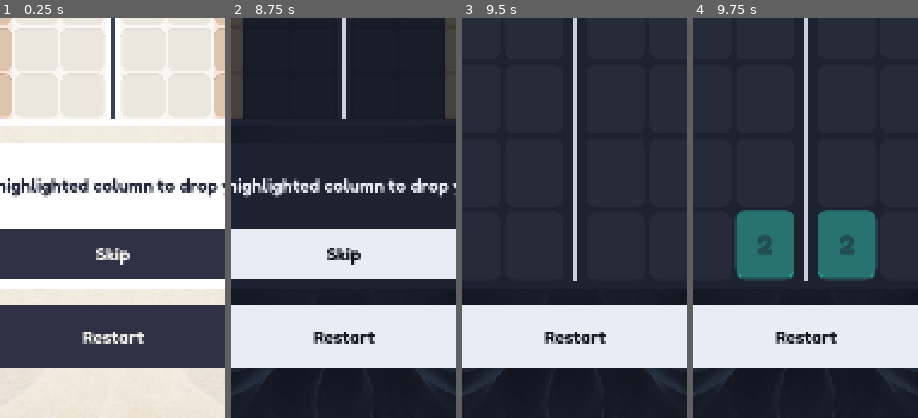
Above: before the commit, frames 1-4 (left to right).
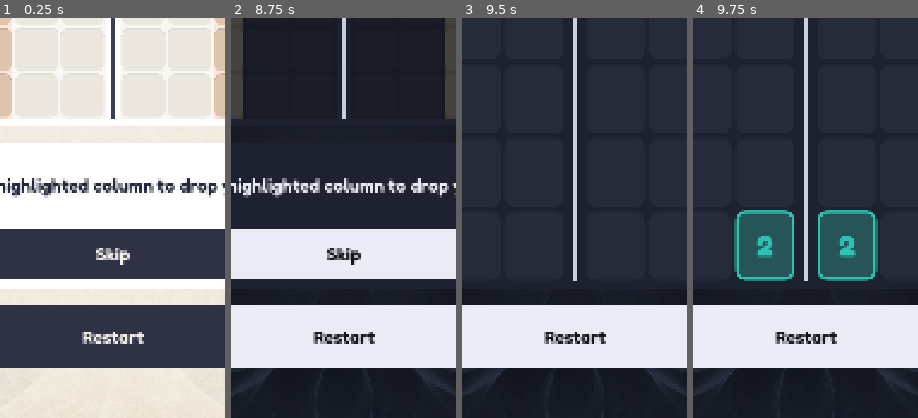
Above: after the commit, the same moments.

Repository: bpinto03/Doppel
Game: Godot game, scene res://scenes/main.tscn
The game is run twice, just before and just after one commit, with the same random seed, the same clock (stepped at 60 frames per second) and the same inputs.
Inputs (mouse positions are % of the whole screen's width and height, from its top left):
- Up to frame 1 (0.25 s): no input
- Up to frame 2 (8.75 s): click "Restart" at 0.5 s; click "Restart" at 1.25 s; click "Restart" at 2 s; click "?" at 2.75 s; click "Skip" at 3.5 s; click "Theme" at 4.25 s; click "?" at 5 s; click "Skip" at 5.75 s; click "Theme" at 6.5 s; click "?" at 7.25 s; click "Theme" at 8 s
- Up to frame 3 (9.5 s): click "Skip" at 8.75 s
- Up to frame 4 (9.75 s): tap Enter at 9.5 s; drag from (50, 55) to (60, 28) at 9.52 s
The pictures show only the part of the screen within x 25-75%, y 50-100%; the shares and areas given below are measured in that part.

Frames 1-3 are identical in both runs. In frame 4, 8.9% of the frame differs, in the area x 18-83%, y 48-66%.

Commit message:
feat: outline, fade, pulse and slide the placement ghost as a mirror pair

Diff:
--- a/data/resolution_playback.tres
+++ b/data/resolution_playback.tres
@@ -45,5 +45,14 @@
 combo_pop_scale = 1.2
 combo_pop_duration = 0.15
 combo_hold_duration = 1.0
+ghost_fill_opacity = 0.25
+ghost_outline_opacity = 0.9
+ghost_outline_width = 0.05
+ghost_link_opacity = 0.3
+ghost_link_width = 0.02
+ghost_fade_in_duration = 0.06
+ghost_pulse_depth = 0.3
+ghost_pulse_period = 1.2
+ghost_slide_duration = 0.08
 step_pause = 0.02
 max_chain_duration = 2.5
--- a/scripts/ui/board_view.gd
+++ b/scripts/ui/board_view.gd
@@ -5,6 +5,7 @@
 signal pressed_while_locked
 
 const BOARD_STYLE: BoardStyle = preload("res://data/board_style.tres")
+const PLAYBACK_CONFIG: ResolutionPlaybackConfig = preload("res://data/resolution_playback.tres")
 ## Cells stretch up to this height/width ratio to fill the available height, so wider boards keep a similar size.
 const MAX_CELL_HEIGHT_RATIO: float = 1.3
 ## Width of the space around the mirror axis, in cells.
@@ -12,9 +13,6 @@
 ## Blocked columns fade into the background, on light and dark themes alike.
 const BLOCKED_COLUMN_OPACITY: float = 0.6
 const PULSE_COLOR := Color(1.0, 1.0, 1.0, 0.6)
-const GHOST_OPACITY: float = 0.4
-const GHOST_LINK_OPACITY: float = 0.3
-const GHOST_LINK_WIDTH: float = 3.0
 const HINT_COLUMN_OPACITY: float = 0.25
 const HINT_CELL_OUTLINE_WIDTH: int = 6
 const HINT_AXIS_WIDTH: float = 14.0
@@ -23,11 +21,13 @@
 var is_input_enabled: bool = true:
 	set(value):
 		is_input_enabled = value
+		_update_ghost()
 		queue_redraw()
 ## When set, only this left column (or a touch on its mirror) can be played.
 var restricted_column: int = NO_COLUMN:
 	set(value):
 		restricted_column = value
+		_update_ghost()
 		queue_redraw()
 
 var tile_painter: TilePainter:
@@ -40,6 +40,16 @@
 var _session: GameSession
 var _displayed_board: BoardState
 var _hovered_column: int = NO_COLUMN
+## The played column whose ghost is drawn; it lags the hovered column only by the slide.
+var _ghost_column: int = NO_COLUMN
+var _ghost_tile_from := Vector2.ZERO
+var _ghost_reflection_from := Vector2.ZERO
+var _ghost_slide_progress: float
+var _ghost_fade: float
+var _ghost_pulse: float
+var _ghost_slide_tween: Tween
+var _ghost_fade_tween: Tween
+var _ghost_pulse_tween: Tween
 var _is_press_armed: bool
 var _moving_tiles: Array[MovingTile] = []
 var _move_progress: float
@@ -94,6 +104,7 @@
 func show_session(session: GameSession) -> void:
 	_session = session
 	show_board(session.board)
+	_update_ghost()
 
 
 ## During playback the displayed board is a copy that only changes through ResolutionEvent.apply_to().
@@ -203,7 +214,22 @@
 
 
 func is_ghost_visible() -> bool:
-	return is_input_enabled and _is_column_selectable(_hovered_column)
+	return _ghost_column != NO_COLUMN
+
+
+func is_ghost_animating() -> bool:
+	for tween: Tween in [_ghost_slide_tween, _ghost_fade_tween, _ghost_pulse_tween]:
+		if tween != null and tween.is_valid():
+			return true
+	return false
+
+
+func get_ghost_tile_rect() -> Rect2:
+	return _get_ghost_rect(_session.preview_placement(_ghost_column).tile_cell, _ghost_tile_from)
+
+
+func get_ghost_reflection_rect() -> Rect2:
+	return _get_ghost_rect(_session.preview_placement(_ghost_column).reflection_cell, _ghost_reflection_from)
 
 
 func _gui_input(event: InputEvent) -> void:
@@ -258,9 +284,78 @@
 
 
 func _set_hovered_column(column: int) -> void:
-	if column != _hovered_column:
-		_hovered_column = column
-		queue_redraw()
+	_hovered_column = column
+	_update_ghost()
+
+
+## The ghost follows the hovered column only while that column can be played.
+func _update_ghost() -> void:
+	var column: int = _hovered_column if is_input_enabled and _is_column_selectable(_hovered_column) else NO_COLUMN
+	if column == _ghost_column:
+		return
+	if column == NO_COLUMN:
+		_hide_ghost()
+	elif _ghost_column == NO_COLUMN:
+		_show_ghost(column)
+	else:
+		_slide_ghost(column)
+	queue_redraw()
+
+
+func _show_ghost(column: int) -> void:
+	_ghost_column = column
+	_ghost_slide_progress = 1.0
+	_ghost_fade_tween = create_tween()
+	_ghost_fade_tween.tween_method(_set_ghost_fade, 0.0, 1.0, PLAYBACK_CONFIG.ghost_fade_in_duration)
+	_ghost_pulse_tween = create_tween().set_loops()
+	_ghost_pulse_tween.tween_method(_set_ghost_pulse_progress, 0.0, 1.0, PLAYBACK_CONFIG.ghost_pulse_period)
+
+
+## Starts from where the ghost is drawn, so a slide interrupted by another column change never jumps.
+func _slide_ghost(column: int) -> void:
+	_ghost_tile_from = get_ghost_tile_rect().position
+	_ghost_reflection_from = get_ghost_reflection_rect().position
+	_ghost_column = column
+	_kill_tween(_ghost_slide_tween)
+	_ghost_slide_progress = 0.0
+	_ghost_slide_tween = create_tween()
+	_ghost_slide_tween.tween_method(_set_ghost_slide_progress, 0.0, 1.0, PLAYBACK_CONFIG.ghost_slide_duration).set_trans(Tween.TRANS_QUAD).set_ease(Tween.EASE_OUT)
+
+
+func _hide_ghost() -> void:
+	_ghost_column = NO_COLUMN
+	for tween: Tween in [_ghost_slide_tween, _ghost_fade_tween, _ghost_pulse_tween]:
+		_kill_tween(tween)
+	_ghost_slide_tween = null
+	_ghost_fade_tween = null
+	_ghost_pulse_tween = null
+
+
+func _kill_tween(tween: Tween) -> void:
+	if tween != null:
+		tween.kill()
+
+
+## Both rects slide with the same progress from mirrored positions, so they stay mirror images.
+func _get_ghost_rect(cell: Vector2i, from_position: Vector2) -> Rect2:
+	var cell_rect: Rect2 = _get_tile_rect(cell)
+	return Rect2(from_position.lerp(cell_rect.position, _ghost_slide_progress), cell_rect.size)
+
+
+func _set_ghost_slide_progress(progress: float) -> void:
+	_ghost_slide_progress = progress
+	queue_redraw()
+
+
+func _set_ghost_fade(fade: float) -> void:
+	_ghost_fade = fade
+	queue_redraw()
+
+
+## Full opacity at the start of each period, dipping smoothly in between.
+func _set_ghost_pulse_progress(progress: float) -> void:
+	_ghost_pulse = 1.0 - PLAYBACK_CONFIG.ghost_pulse_depth * (1.0 - cos(progress * TAU)) / 2.0
+	queue_redraw()
 
 
 func _draw() -> void:
@@ -326,14 +421,22 @@
 func _draw_ghost() -> void:
 	if not is_ghost_visible():
 		return
-	var preview: TilesPlacedEvent = _session.preview_placement(_hovered_column)
-	var tile_rect: Rect2 = _get_tile_rect(preview.tile_cell)
-	var reflection_rect: Rect2 = _get_tile_rect(preview.reflection_cell)
+	var preview: TilesPlacedEvent = _session.preview_placement(_ghost_column)
+	var tile_rect: Rect2 = _get_ghost_rect(preview.tile_cell, _ghost_tile_from)
+	var reflection_rect: Rect2 = _get_ghost_rect(preview.reflection_cell, _ghost_reflection_from)
+	var opacity: float = _ghost_fade * _ghost_pulse
 	var link_start := Vector2(tile_rect.end.x, tile_rect.get_center().y)
 	var link_end := Vector2(reflection_rect.position.x, reflection_rect.get_center().y)
-	draw_line(link_start, link_end, Color(tile_painter.palette.text, GHOST_LINK_OPACITY), GHOST_LINK_WIDTH)
-	tile_painter.draw_tile(self, tile_rect, preview.tile_level, GHOST_OPACITY)
-	tile_painter.draw_tile(self, reflection_rect, preview.reflection_level, GHOST_OPACITY)
+	var link_color := Color(tile_painter.palette.text, PLAYBACK_CONFIG.ghost_link_opacity * opacity)
+	draw_line(link_start, link_end, link_color, PLAYBACK_CONFIG.ghost_link_width * get_cell_width())
+	_draw_ghost_tile(tile_rect, preview.tile_level, opacity)
+	_draw_ghost_tile(reflection_rect, preview.reflection_level, opacity)
+
+
+func _draw_ghost_tile(rect: Rect2, level: int, opacity: float) -> void:
+	var fill_opacity: float = PLAYBACK_CONFIG.ghost_fill_opacity * opacity
+	var outline_opacity: float = PLAYBACK_CONFIG.ghost_outline_opacity * opacity
+	tile_painter.draw_ghost_tile(self, rect, level, fill_opacity, outline_opacity, PLAYBACK_CONFIG.ghost_outline_width)
 
 
 func _draw_axis_line(color: Color, width: float) -> void:
--- a/scripts/ui/resolution_playback_config.gd
+++ b/scripts/ui/resolution_playback_config.gd
@@ -66,6 +66,23 @@
 ## The message stays this long after a turn played to the end; a skip or the next turn hides it.
 @export var combo_hold_duration: float
 
+@export_group("Ghost")
+## The placement preview: the tile and its reflection, translucent, linked across the axis.
+## The outline and value stay more opaque than the fill, so a ghost reads as a preview in both themes.
+@export var ghost_fill_opacity: float
+@export var ghost_outline_opacity: float
+## Relative to the tile's shorter side.
+@export var ghost_outline_width: float
+@export var ghost_link_opacity: float
+## Relative to the cell width.
+@export var ghost_link_width: float
+@export var ghost_fade_in_duration: float
+## The ghost opacity dips by this ratio and comes back once per period, while it is shown.
+@export var ghost_pulse_depth: float
+@export var ghost_pulse_period: float
+## When the finger changes column, the ghost and its reflection slide to their new cells, as mirror images.
+@export var ghost_slide_duration: float
+
 @export_group("Turn")
 @export var step_pause: float
 ## Longer turns play faster, all steps scaled by the same factor, to fit in this duration.
--- a/scripts/ui/tile_painter.gd
+++ b/scripts/ui/tile_painter.gd
@@ -32,7 +32,21 @@
 	_tile_box.border_color = tile_color.darkened(RELIEF_DARKENING)
 	_tile_box.draw(canvas.get_canvas_item(), rect)
 	var face := Rect2(rect.position, rect.size - Vector2(0.0, relief))
-	_draw_value(canvas, face, str(MergeScoring.calculate_tile_value(level)), opacity)
+	_draw_value(canvas, face, str(MergeScoring.calculate_tile_value(level)), Color(palette.tile_text, opacity))
+
+
+## A faint fill, a solid outline and the value in the tile color, without relief, so a ghost never looks placed.
+func draw_ghost_tile(canvas: CanvasItem, rect: Rect2, level: int, fill_opacity: float, outline_opacity: float, outline_width_ratio: float) -> void:
+	var tile_color: Color = palette.get_tile_color(level)
+	var outline_color := Color(tile_color, outline_opacity)
+	draw_tile_shape(canvas, rect, Color(tile_color, fill_opacity))
+	draw_tile_shape(canvas, rect, outline_color, calculate_ghost_outline_width(rect, outline_width_ratio))
+	_draw_value(canvas, rect, str(MergeScoring.calculate_tile_value(level)), outline_color)
+
+
+## Relative to the tile's shorter side, never thinner than a pixel.
+func calculate_ghost_outline_width(rect: Rect2, outline_width_ratio: float) -> int:
+	return maxi(1, roundi(_get_shorter_side(rect) * outline_width_ratio))
 
 
 ## Fills or outlines the tile shape without relief, for overlays.
@@ -67,12 +81,12 @@
 	_tile_box.set_corner_radius_all(roundi(_get_shorter_side(rect) * CORNER_RADIUS_RATIO))
 
 
-func _draw_value(canvas: CanvasItem, rect: Rect2, text: String, opacity: float) -> void:
+func _draw_value(canvas: CanvasItem, rect: Rect2, text: String, color: Color) -> void:
 	var font: Font = _text_config.font
 	var font_size: int = calculate_font_size(text, rect.size)
 	var baseline_y: float = rect.get_center().y + (font.get_ascent(font_size) - font.get_descent(font_size)) / 2.0
 	var baseline := Vector2(rect.position.x, baseline_y)
-	canvas.draw_string(font, baseline, text, HORIZONTAL_ALIGNMENT_CENTER, rect.size.x, font_size, Color(palette.tile_text, opacity))
+	canvas.draw_string(font, baseline, text, HORIZONTAL_ALIGNMENT_CENTER, rect.size.x, font_size, color)
 
 
 func _get_shorter_side(rect: Rect2) -> float:
--- a/tests/test_board_view.gd
+++ b/tests/test_board_view.gd
@@ -12,6 +12,9 @@
 const RIGHT_OUTER_COLUMN_POINT := Vector2(580.0, MIDDLE_Y)
 const BELOW_BOARD_POINT := Vector2(50.0, 650.0)
 const SLIDE_STEP: float = 5.0
+const GHOST_SLIDE_DURATION: float = BoardView.PLAYBACK_CONFIG.ghost_slide_duration
+const POSITION_TOLERANCE: float = 0.01
+const SLIDE_SAMPLED_FRAMES: int = 10
 const SEED: int = 1234
 
 var _board_view: BoardView
@@ -136,6 +139,87 @@
 	assert_signal_emitted_with_parameters(_board_view, "column_released", [2])
 
 
+func test_ghost_reflection_mirrors_the_tile_across_the_axis_while_sliding() -> void:
+	# The board is centered in the view, and the axis is the middle of the board.
+	var axis_x: float = _board_view.size.x / 2.0
+	_move_to(LEFT_OUTER_COLUMN_POINT)
+	_move_to(LEFT_AXIS_COLUMN_POINT)
+
+	for frame: int in SLIDE_SAMPLED_FRAMES:
+		var tile_rect: Rect2 = _board_view.get_ghost_tile_rect()
+		var reflection_rect: Rect2 = _board_view.get_ghost_reflection_rect()
+		assert_almost_eq(tile_rect.position.x + reflection_rect.end.x, 2.0 * axis_x, POSITION_TOLERANCE)
+		assert_almost_eq(tile_rect.position.y, reflection_rect.position.y, POSITION_TOLERANCE)
+		await wait_process_frames(1)
+
+
+func test_ghost_slide_ends_on_the_cell_of_the_new_column() -> void:
+	_move_to(LEFT_OUTER_COLUMN_POINT)
+	_move_to(RIGHT_MIDDLE_COLUMN_POINT)
+	await wait_seconds(GHOST_SLIDE_DURATION * 2.0)
+
+	assert_eq(_board_view.get_ghost_tile_rect().get_center(), _board_view.get_cell_center(Vector2i(1, 0)))
+	assert_eq(_board_view.get_ghost_reflection_rect().get_center(), _board_view.get_cell_center(Vector2i(4, 0)))
+
+
+func test_new_slide_starts_from_the_drawn_ghost() -> void:
+	_move_to(LEFT_OUTER_COLUMN_POINT)
+	_move_to(LEFT_AXIS_COLUMN_POINT)
+	await wait_process_frames(1)
+	var drawn_rect: Rect2 = _board_view.get_ghost_tile_rect()
+
+	_move_to(RIGHT_MIDDLE_COLUMN_POINT)
+
+	assert_eq(_board_view.get_ghost_tile_rect(), drawn_rect)
+
+
+func test_release_plays_the_column_under_the_finger_while_the_ghost_slides() -> void:
+	_press_at(LEFT_OUTER_COLUMN_POINT)
+	_move_to(LEFT_AXIS_COLUMN_POINT)
+	var is_ghost_on_its_cell: bool = _board_view.get_ghost_tile_rect().get_center() == _board_view.get_cell_center(Vector2i(2, 0))
+
+	_release_at(LEFT_AXIS_COLUMN_POINT)
+
+	assert_false(is_ghost_on_its_cell)
+	assert_signal_emitted_with_parameters(_board_view, "column_released", [2])
+
+
+func test_ghost_stops_animating_on_release() -> void:
+	_press_at(LEFT_OUTER_COLUMN_POINT)
+	_move_to(LEFT_AXIS_COLUMN_POINT)
+	var was_animating: bool = _board_view.is_ghost_animating()
+
+	_release_at(LEFT_AXIS_COLUMN_POINT)
+
+	assert_true(was_animating)
+	assert_false(_board_view.is_ghost_animating())
+
+
+func test_ghost_stops_animating_when_input_is_locked() -> void:
+	_move_to(LEFT_OUTER_COLUMN_POINT)
+
+	_board_view.is_input_enabled = false
+
+	assert_false(_board_view.is_ghost_animating())
+
+
+func test_ghost_disappears_on_a_column_that_cannot_take_the_pair() -> void:
+	_show_session_with_board(BoardFixture.create_board([
+		". . 2 | . . .",
+		". . 1 | . . .",
+		". . 2 | . . .",
+		". . 1 | . . .",
+		". . 2 | . . .",
+		". . 1 | . . .",
+	]))
+	_move_to(LEFT_OUTER_COLUMN_POINT)
+
+	_move_to(RIGHT_AXIS_COLUMN_POINT)
+
+	assert_false(_board_view.is_ghost_visible())
+	assert_false(_board_view.is_ghost_animating())
+
+
 func test_press_that_unlocks_the_board_plays_on_release() -> void:
 	_board_view.is_input_enabled = false
 	_board_view.pressed_while_locked.connect(func() -> void: _board_view.is_input_enabled = true)
--- a/tests/test_tile_painter.gd
+++ b/tests/test_tile_painter.gd
@@ -2,6 +2,7 @@
 
 const TILE_TEXT_CONFIG: TileTextConfig = preload("res://data/tile_text.tres")
 const TILE_SIZE := Vector2(150.0, 150.0)
+const GHOST_OUTLINE_WIDTH_RATIO: float = 0.05
 
 var _painter: TilePainter
 
@@ -22,3 +23,15 @@
 
 	assert_lt(font_size, _painter.calculate_font_size("2", TILE_SIZE))
 	assert_lte(text_width, TILE_SIZE.x * TILE_TEXT_CONFIG.max_width_ratio)
+
+
+func test_ghost_outline_follows_the_tile_size() -> void:
+	var large_width: int = _painter.calculate_ghost_outline_width(Rect2(Vector2.ZERO, TILE_SIZE), GHOST_OUTLINE_WIDTH_RATIO)
+	var small_width: int = _painter.calculate_ghost_outline_width(Rect2(Vector2.ZERO, TILE_SIZE / 2.0), GHOST_OUTLINE_WIDTH_RATIO)
+
+	assert_eq(large_width, roundi(TILE_SIZE.x * GHOST_OUTLINE_WIDTH_RATIO))
+	assert_lt(small_width, large_width)
+
+
+func test_ghost_outline_is_never_thinner_than_a_pixel() -> void:
+	assert_eq(_painter.calculate_ghost_outline_width(Rect2(Vector2.ZERO, Vector2.ONE), GHOST_OUTLINE_WIDTH_RATIO), 1)
Not shown, changed: CLAUDE.md
Not shown, changed: STEPS.md
Not shown, changed: docs/architecture.md
Not shown, changed: docs/balancing.md
